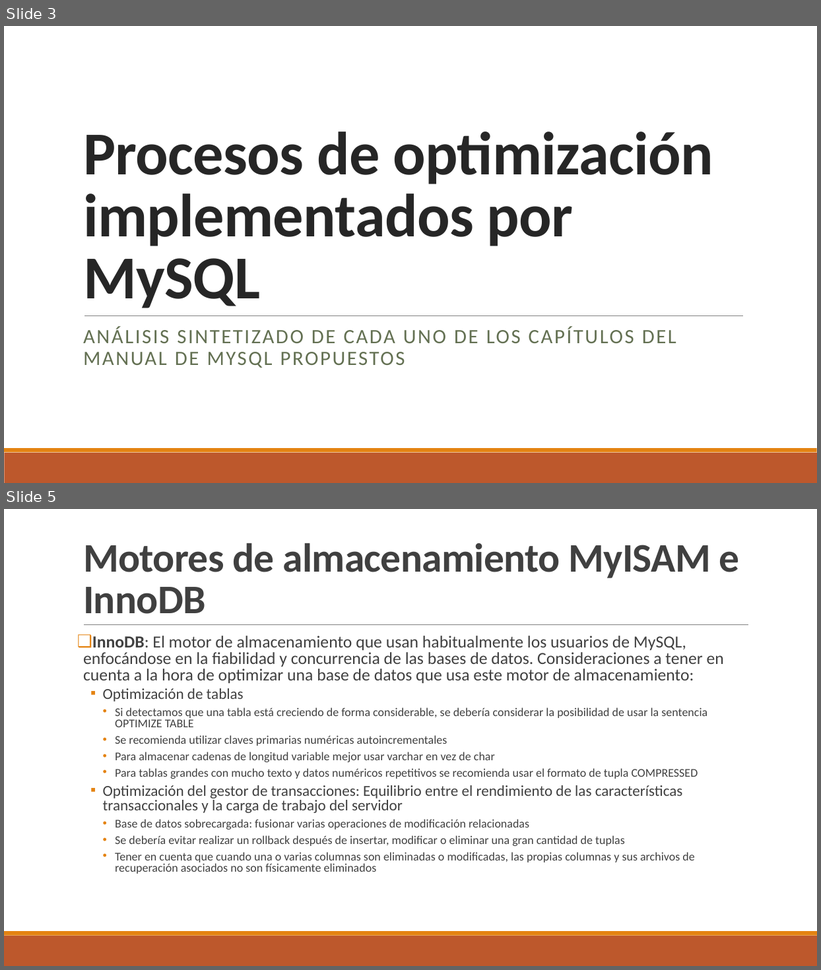
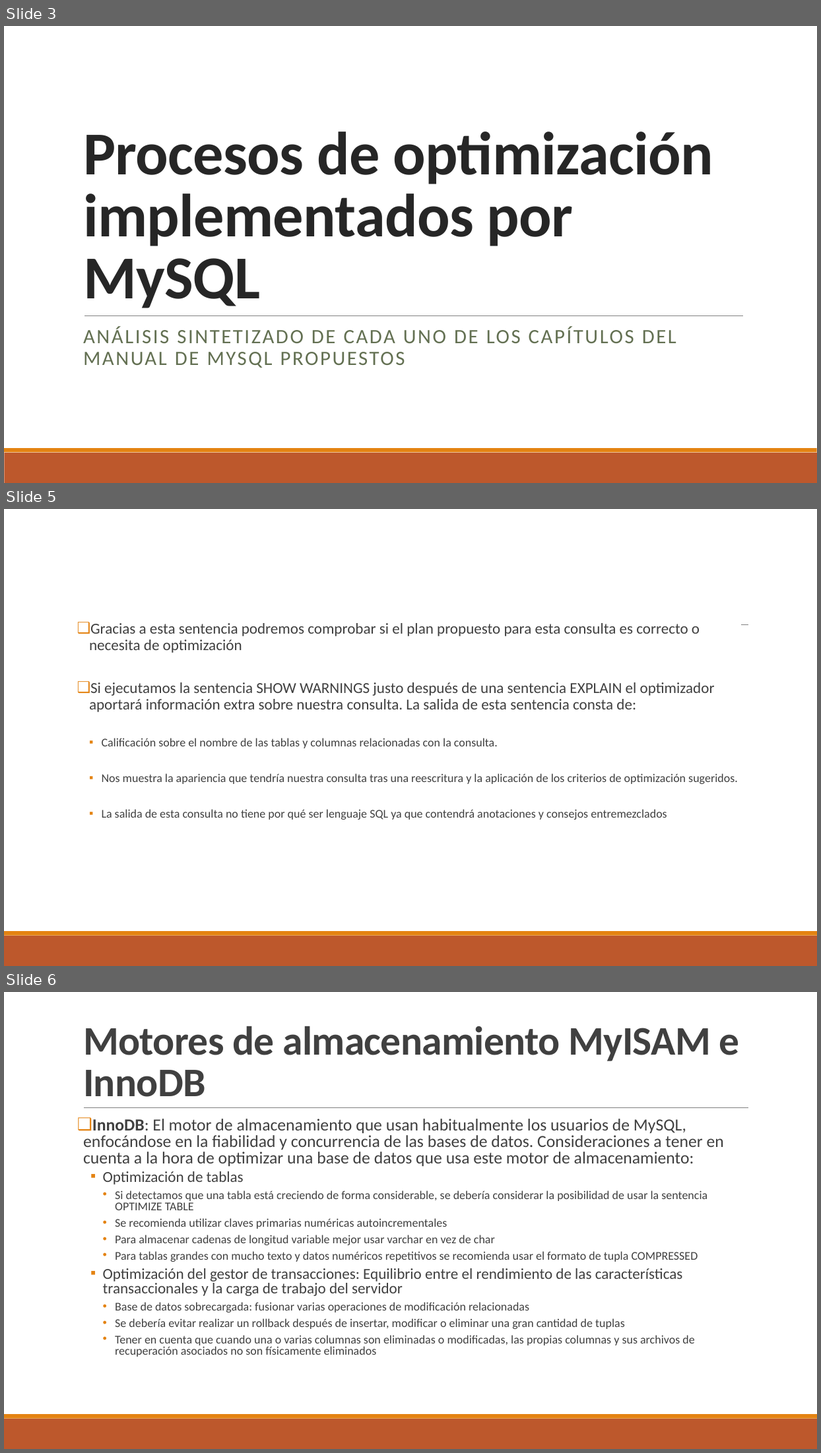
Before and after one commit to GZA1/TrabajoDesarrolloBDII, a slide deck: TrabajoDesarrollo-BDII-GonzaloSenovilla-MiguelVítores.pptx. Shown one above the other, each under a label of ours: slides 3 and 5 before the commit, slides 3, 5 and 6 after it; the slides between them are not shown. The pictures are 821x970 and 821x1453 pixels, drawn with LibreOffice and Linux fonts; fonts in the diff are those of the drawing. Boxes give left, top, right and bottom in pixels: in the first picture for what was removed or moved away, otherwise in the second. Text is boxed around its words. In the diff, an @@ line names an element or a change of style, - is before the commit and + after.

```diff
--- a/TrabajoDesarrollo-BDII-GonzaloSenovilla-MiguelVítores.pptx
+++ b/TrabajoDesarrollo-BDII-GonzaloSenovilla-MiguelVítores.pptx
@@ slide 5 added at bbox=[4, 509, 817, 966], background #FFFFFF; not listed: 3 template elements that a slide beside it also shows @@
@@ text added at bbox=[64, 573, 741, 930], fill #FFFFFF, 14 pt, text #404040 @@
+  ❑ Gracias a esta sentencia podremos comprobar si el plan propuesto para esta consulta es correcto o necesita de optimización
+  ❑ Si ejecutamos la sentencia SHOW WARNINGS justo después de una sentencia EXPLAIN el optimizador aportará información extra sobre nuestra consulta. La salida de esta sentencia consta de:
+    ▪ Calificación sobre el nombre de las tablas y columnas relacionadas con la consulta.
+    ▪ Nos muestra la apariencia que tendría nuestra consulta tras una reescritura y la aplicación de los criterios de optimización sugeridos.
+    ▪ La salida de esta consulta no tiene por qué ser lenguaje SQL ya que contendrá anotaciones y consejos entremezclados
@@ what was slide 5 is now slide 6 @@
```
Also in this commit, not shown: 2 other slides added, 2 slides removed, 1 other file.
